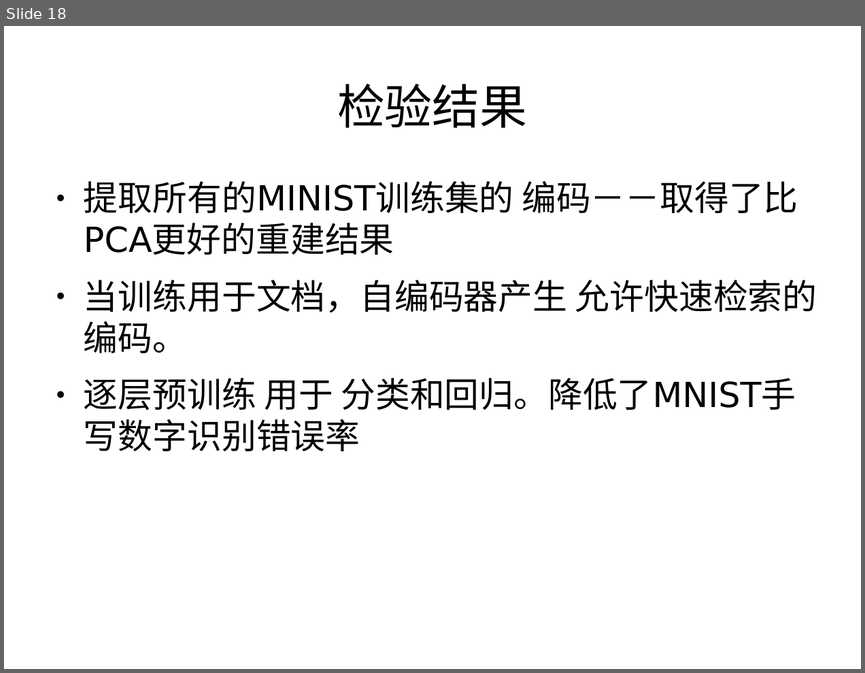
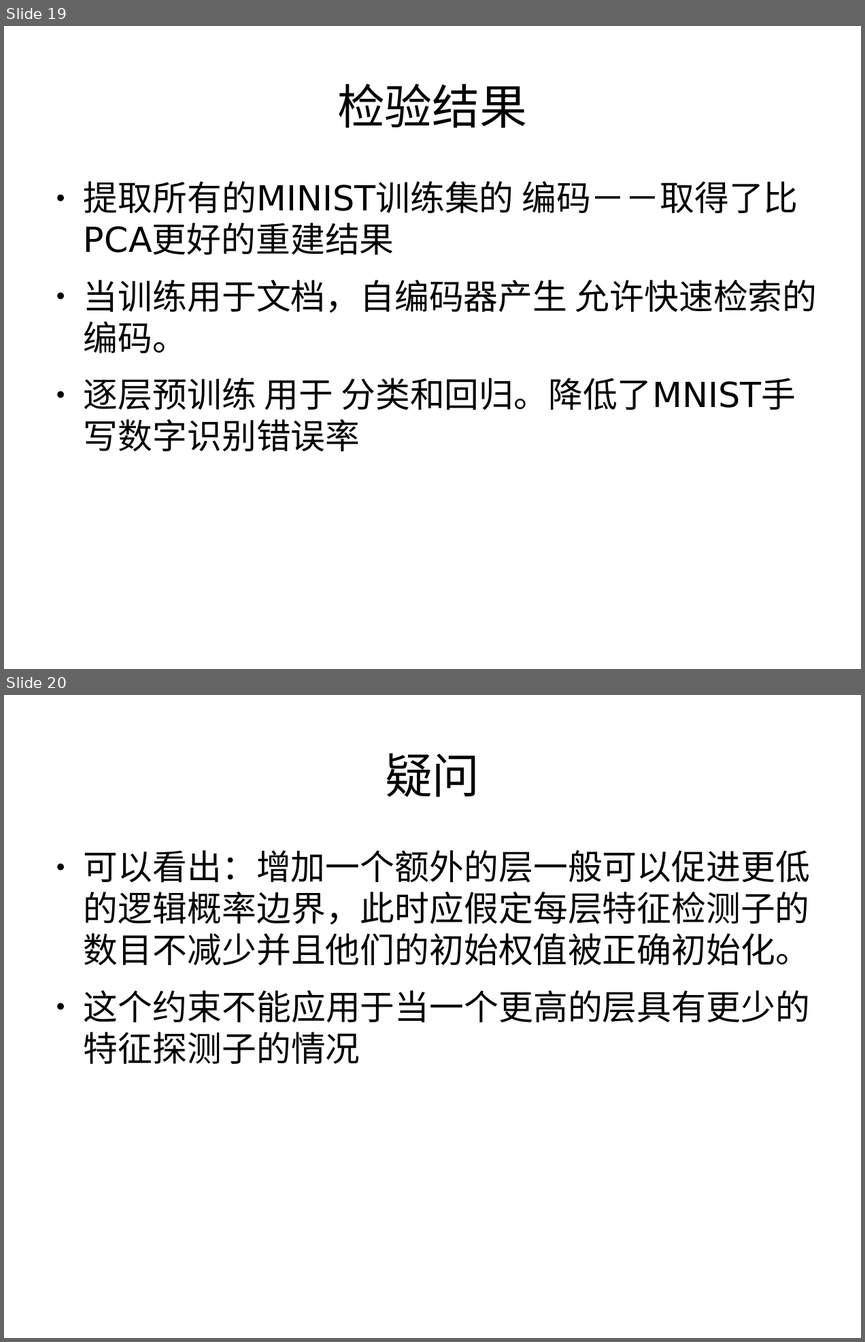
Before and after one commit to Mch233/Mch, a slide deck: work/ｐｐｔ２００６.odp. Shown one above the other, each under a label of ours: slide 18 before the commit, slides 19 and 20 after it. The pictures are 865x673 and 865x1342 pixels, drawn with LibreOffice and Linux fonts; fonts in the diff are those of the drawing. Boxes give left, top, right and bottom in pixels: in the first picture for what was removed or moved away, otherwise in the second. Text is boxed around its words. In the diff, an @@ line names an element or a change of style, - is before the commit and + after.

```diff
--- a/work/ｐｐｔ２００６.odp
+++ b/work/ｐｐｔ２００６.odp
@@ slide 20 added at (4, 695, 861, 1338), background #FFFFFF @@
@@ title added at (385, 753, 480, 797), 44 pt, text #000000 @@
+疑问
@@ text added at (84, 850, 810, 1064), 32 pt, text #000000 @@
+● 可以看出：增加一个额外的层一般可以促进更低的逻辑概率边界，此时应假定每层特征检测子的数目不减少并且他们的初始权值被正确初始化。
+● 这个约束不能应用于当一个更高的层具有更少的特征探测子的情况
@@ what was slide 18 is now slide 19 @@
```
Also in this commit, not shown: 5 slides changed, 3 other slides added, 3 slides removed, 4 other files.
